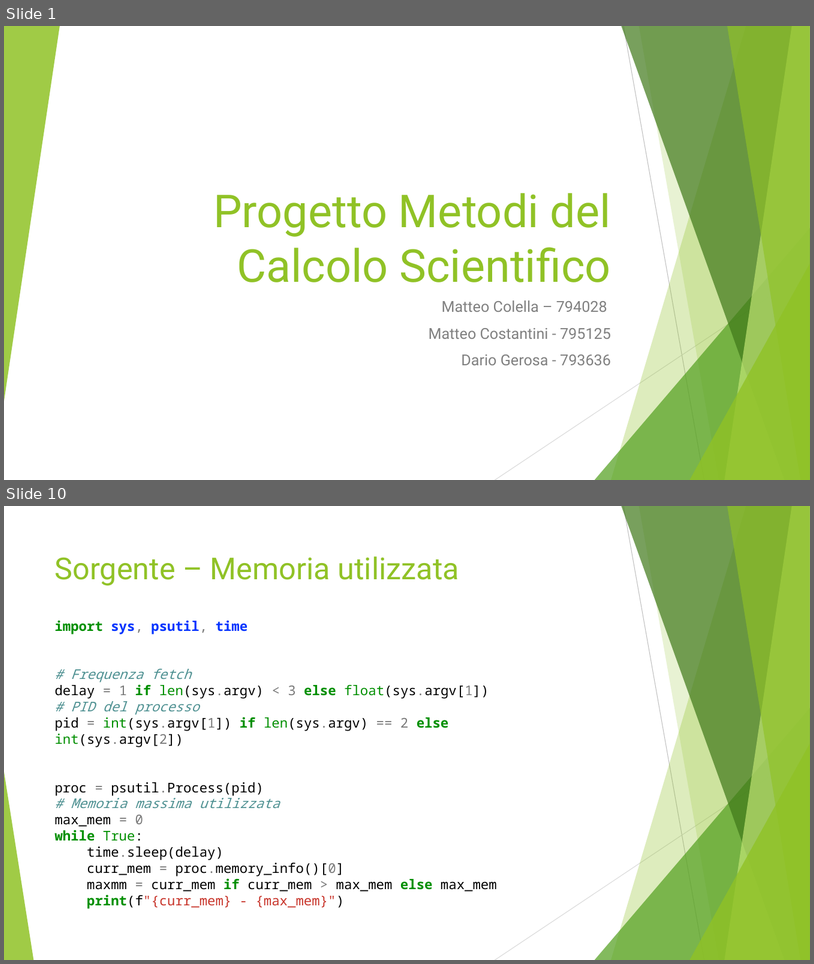
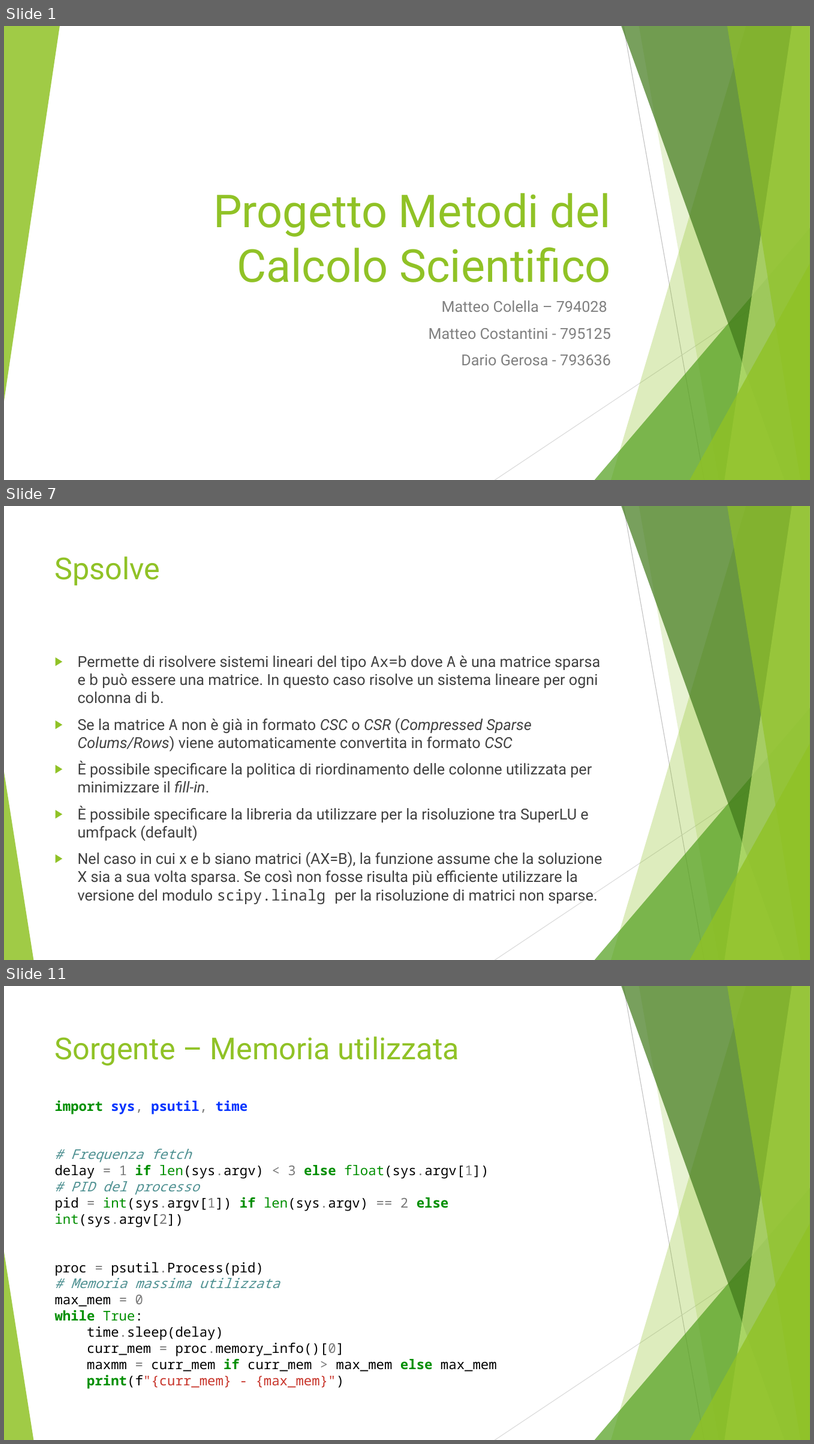
Before and after one commit to CostantiniMatteo/progetto-mcs, a slide deck: presentazione.pptx. Shown one above the other, each under a label of ours: slides 1 and 10 before the commit, slides 1, 7 and 11 after it; the slides between them are not shown. The pictures are 814x964 and 814x1444 pixels, drawn with LibreOffice and Linux fonts; fonts in the diff are those of the drawing. Boxes give left, top, right and bottom in pixels: in the first picture for what was removed or moved away, otherwise in the second. Text is boxed around its words. In the diff, an @@ line names an element or a change of style, - is before the commit and + after.

```diff
--- a/presentazione.pptx
+++ b/presentazione.pptx
@@ slide 7 added at [4,506,810,960], background #FFFFFF; not listed: 10 template elements that a slide beside it also shows @@
@@ title added at [55,556,161,586], 36 pt, text #90C226 @@
+Spsolve
@@ text added at [78,655,603,904], 18 pt, text #404040 @@
+▶ Permette di risolvere sistemi lineari del tipo Ax=b dove A è una matrice sparsa e b può essere una matrice. In questo caso risolve un sistema lineare per ogni colonna di b.
+▶ Se la matrice A non è già in formato CSC o CSR (Compressed Sparse Colums/Rows) viene automaticamente convertita in formato CSC
+▶ È possibile specificare la politica di riordinamento delle colonne utilizzata per minimizzare il fill-in.
+▶ È possibile specificare la libreria da utilizzare per la risoluzione tra SuperLU e umfpack (default)
+▶ Nel caso in cui x e b siano matrici (AX=B), la funzione assume che la soluzione X sia a sua volta sparsa. Se così non fosse risulta più efficiente utilizzare la versione del modulo scipy.linalg per la risoluzione di matrici non sparse.
@@ what was slide 10 is now slide 11 @@
```
Also in this commit, not shown: 8 slides changed, 2 other slides added, 1 slide removed.
